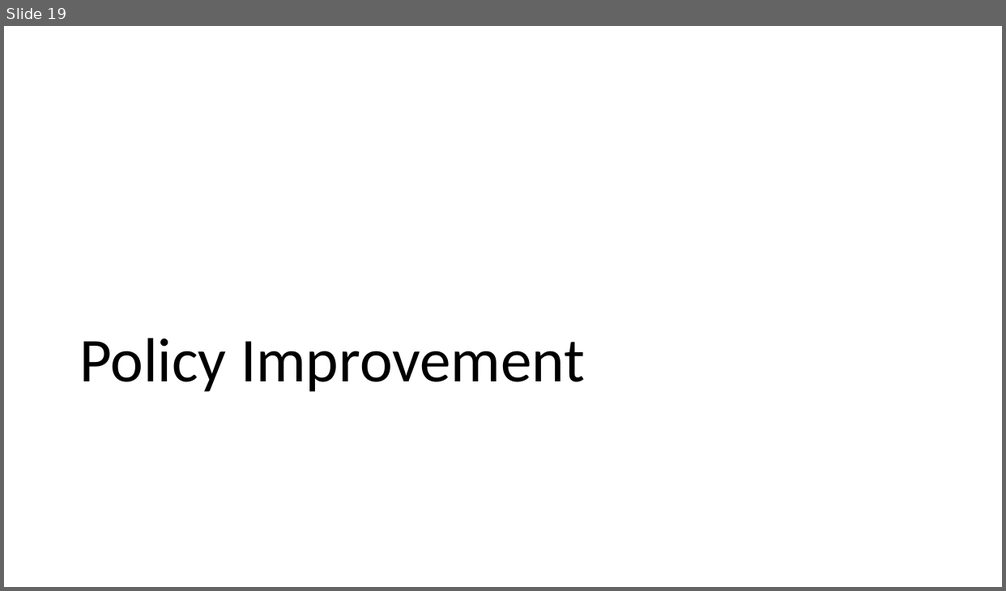
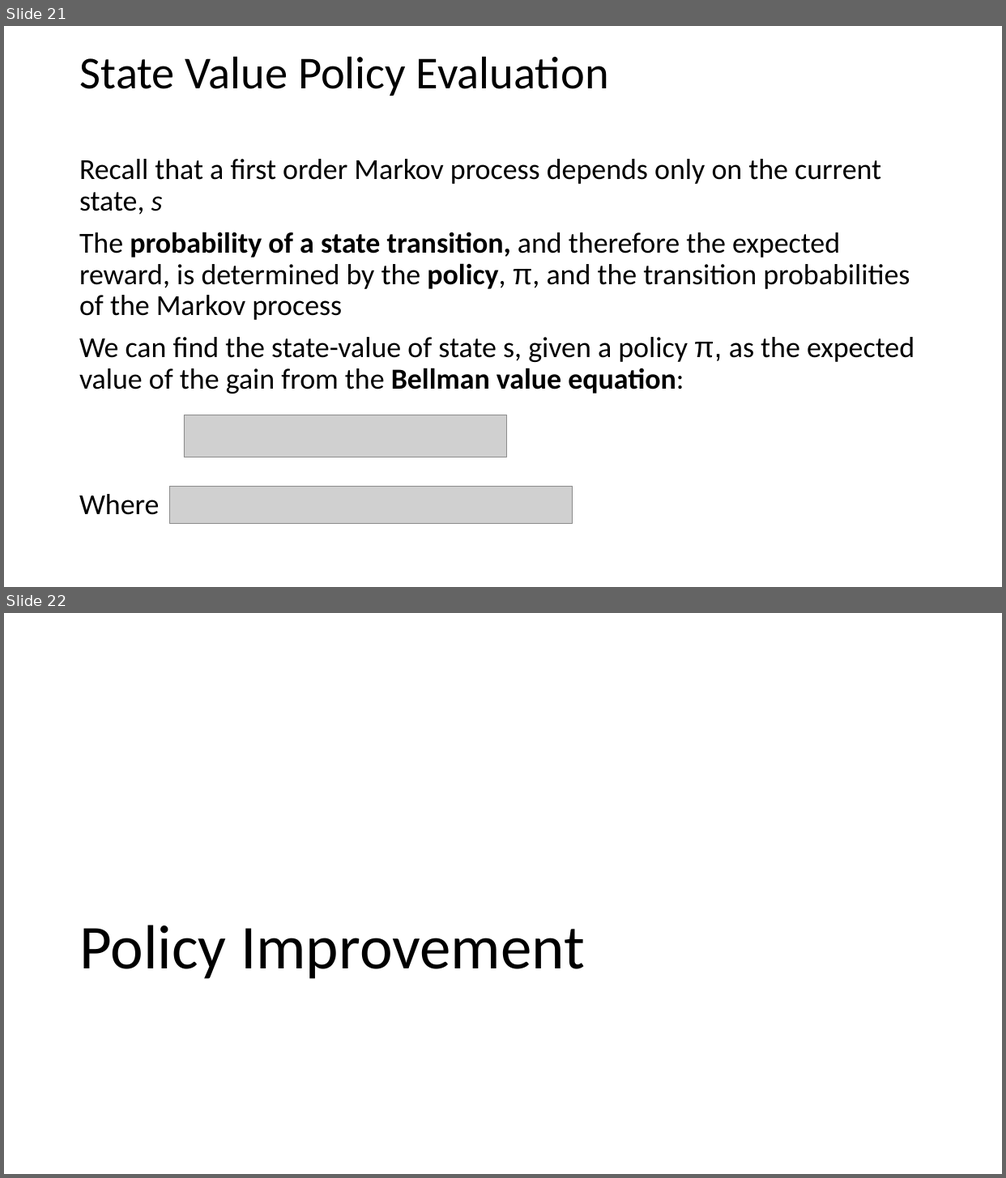
Before and after one commit to StephenElston/MachineLearning530, a slide deck: Lesson8/8_MC_RL.pptx. Shown one above the other, each under a label of ours: slide 19 before the commit, slides 21 and 22 after it. The pictures are 1006x591 and 1006x1178 pixels, drawn with LibreOffice and Linux fonts; fonts in the diff are those of the drawing; grey boxes stand for pictures. Boxes give left, top, right and bottom in pixels: in the first picture for what was removed or moved away, otherwise in the second. Text is boxed around its words. In the diff, an @@ line names an element or a change of style, - is before the commit and + after.

```diff
--- a/Lesson8/8_MC_RL.pptx
+++ b/Lesson8/8_MC_RL.pptx
@@ slide 21 added at bbox=[4, 26, 1002, 587], background #FFFFFF @@
@@ title added at bbox=[80, 56, 609, 96], 44 pt, text #000000 @@
+State Value Policy Evaluation
@@ text added at bbox=[79, 159, 914, 515], 28 pt, text #000000 @@
+Recall that a first order Markov process depends only on the current state, s
+The probability of a state transition, and therefore the expected reward, is determined by the policy, π, and the transition probabilities of the Markov process
+We can find the state-value of state s, given a policy π, as the expected value of the gain from the Bellman value equation:
+Where
@@ picture added at bbox=[184, 416, 506, 458] @@
@@ picture added at bbox=[169, 486, 572, 523] @@
@@ what was slide 19 is now slide 22 @@
```
Also in this commit, not shown: 4 slides changed, 3 other slides added, 2 slides removed, 2 other files.
